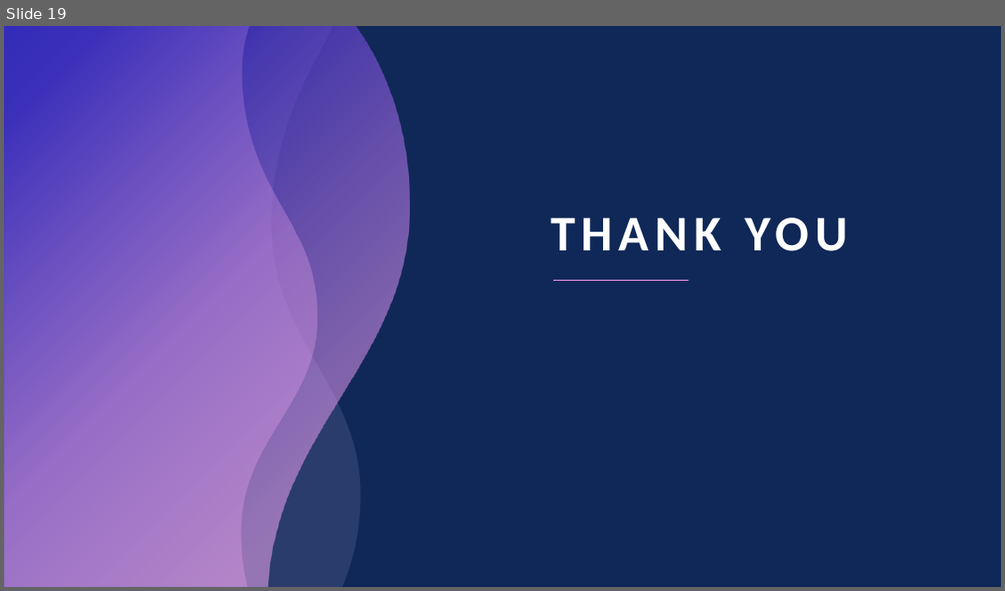
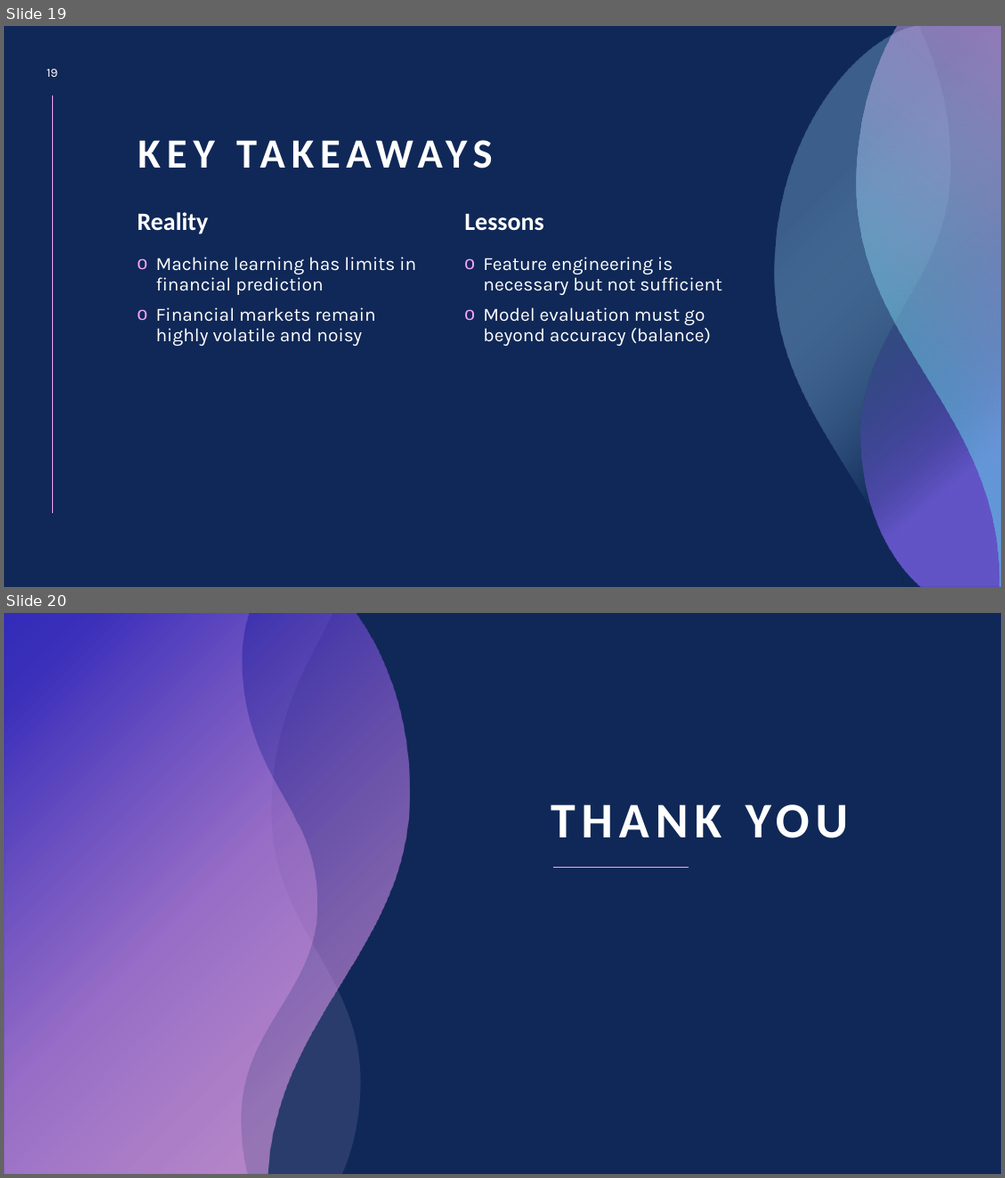
Before and after one commit to liuYousefKahwaji/CSCI441Project, a slide deck: CSCI441 Project Presentation.pptx. Shown one above the other, each under a label of ours: slide 19 before the commit, slides 19 and 20 after it. The pictures are 1005x591 and 1005x1178 pixels, drawn with LibreOffice and Linux fonts; fonts in the diff are those of the drawing. Boxes give left, top, right and bottom in pixels: in the first picture for what was removed or moved away, otherwise in the second. Text is boxed around its words. In the diff, an @@ line names an element or a change of style, - is before the commit and + after.

```diff
--- a/CSCI441 Project Presentation.pptx
+++ b/CSCI441 Project Presentation.pptx
@@ slide 19 added at box(4, 26, 1001, 587), background #102857 @@
@@ freeform shape added at box(775, 26, 1001, 587), fill gradient #102857 to #92CDF0 @@
@@ freeform shape added at box(856, 26, 1001, 587), fill gradient #64DFED to #F6A6F4 @@
@@ freeform shape added at box(861, 26, 1001, 587), fill gradient #102857 to #765FE1 @@
@@ page number added at box(47, 69, 58, 77), 12 pt, text #FFFFFF @@
+19
@@ line added from (53, 95) to (53, 514), #F6A6F4 0.5 pt @@
@@ title added at box(130, 94, 857, 181), 40 pt, text #FFFFFF, bold @@
+KEY TAKEAWAYS
@@ text added at box(138, 212, 209, 234), 24 pt, text #FFFFFF, bold @@
+Reality
@@ text added at box(464, 214, 543, 231), 24 pt, text #FFFFFF, bold @@
+Lessons
@@ text added at box(156, 257, 416, 346), 18 pt, text #FFFFFF @@
+o Machine learning has limits in financial prediction
+o Financial markets remain highly volatile and noisy
@@ text added at box(483, 257, 722, 346), 18 pt, text #FFFFFF @@
+o Feature engineering is necessary but not sufficient
+o Model evaluation must go beyond accuracy (balance)
@@ what was slide 19 is now slide 20 @@
```
Also in this commit, not shown: 2 slides changed, 6 other slides added, 6 slides removed.
